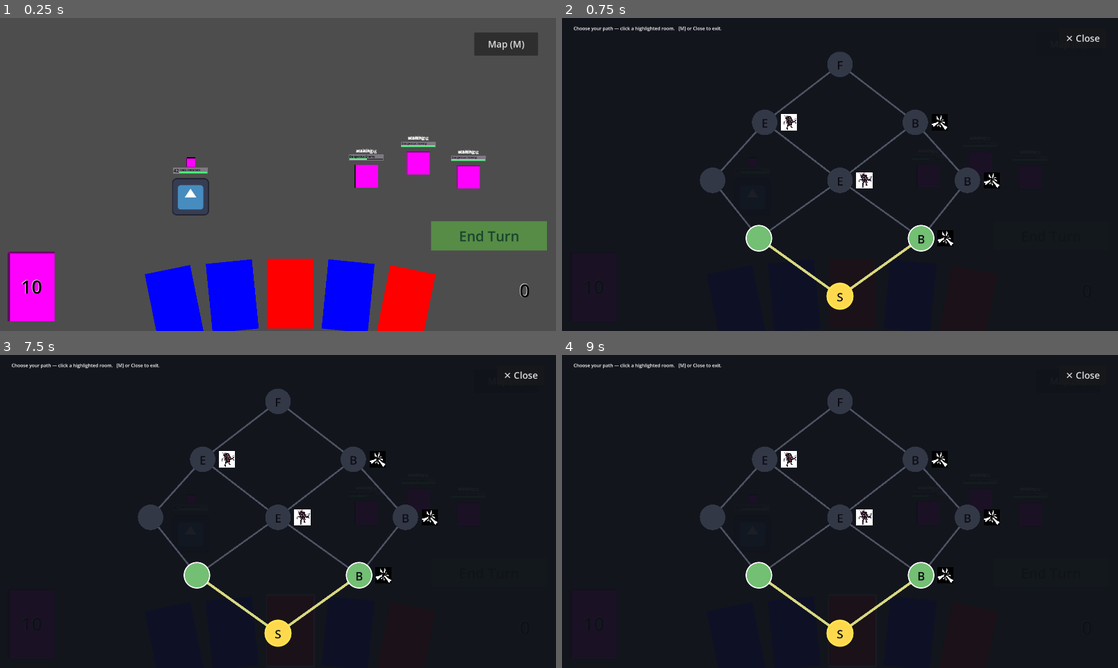
Above: before the commit, frames 1-4 (two rows, left to right).
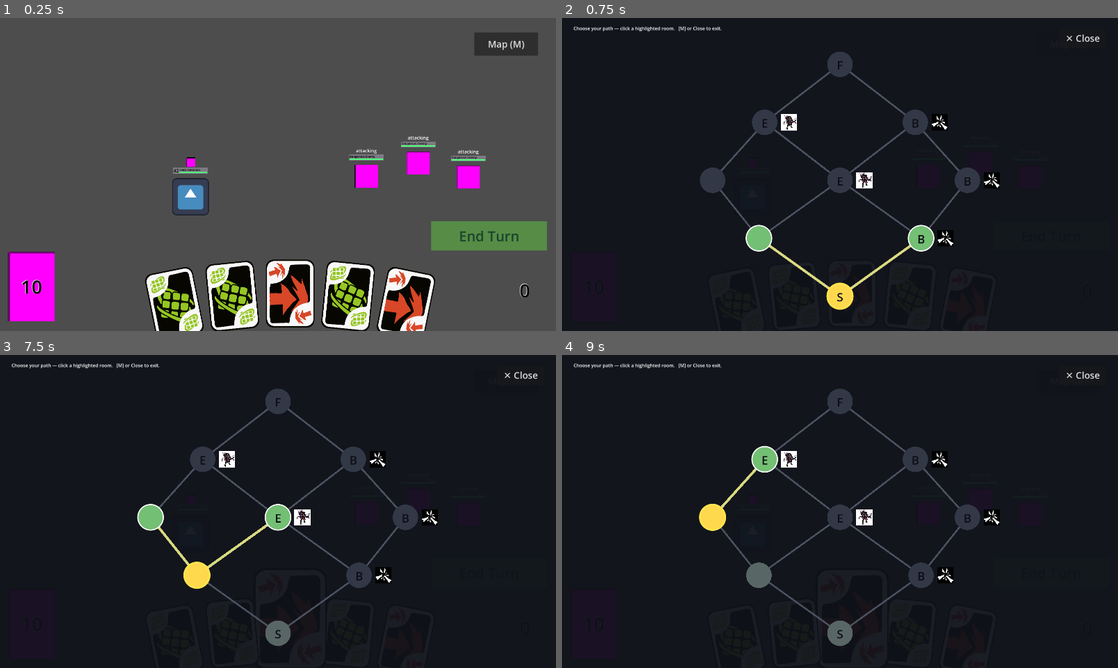
Above: after the commit, the same moments.

Repository: jacob-miller-hq/gmtk-2026
Game: Godot game, scene res://Scenes/combat.tscn
The game is run twice, just before and just after one commit, with the same random seed, the same clock (stepped at 60 frames per second) and the same inputs. The engine's default icon, where the game draws it, is replaced by a stand-in: a white triangle on a blue panel in a dark square.
Inputs (mouse positions are in pixels of both pictures, inside the frame that each line leads up to):
- Up to frame 1 (0.25 s): no input
- Up to frame 2 (0.75 s): click "Map (M)" at 0.5 s
- Up to frame 3 (7.5 s): click "Map (M)" at 1.25 s; click "Map (M)" at 2 s; tap A every 0.75 s from 2.75 to 6.5 s; move the mouse to (405, 639) at 2.77 s; click (405, 639) at 2.92 s; move the mouse to (350, 633) at 3.52 s; click (350, 633) at 3.67 s; move the mouse to (289, 630) at 4.27 s; click (289, 630) at 4.42 s; move the mouse to (233, 633) at 5.02 s; click (233, 633) at 5.17 s; move the mouse to (172, 639) at 5.77 s; click (172, 639) at 5.92 s; move the mouse to (278, 633) at 6.52 s; click (278, 633) at 6.67 s; move the mouse to (194, 574) at 7.27 s; click (194, 574) at 7.42 s
- Up to frame 4 (9 s): move the mouse to (923, 574) at 8.02 s; click (923, 574) at 8.17 s; move the mouse to (712, 517) at 8.77 s; click (712, 517) at 8.92 s

The runs differ from the first frame. In frame 1, 9.4% of the frame differs, in the area x 26-86%, y 37-100%; in frame 2, less than 0.1%; in frame 3, 2.1%; in frame 4, 2.0%.

Commit message:
Add card textures and refine selection

Diff:
--- a/Scenes/card.tscn
+++ b/Scenes/card.tscn
@@ -1,48 +1,25 @@
 [gd_scene format=3 uid="uid://dl5fnei06keq5"]
 
 [ext_resource type="Script" uid="uid://brmiq71oh3mym" path="res://Scripts/card.gd" id="1_0qqmn"]
-
-[sub_resource type="PlaceholderTexture2D" id="PlaceholderTexture2D_0qqmn"]
-size = Vector2(80, 120)
+[ext_resource type="Texture2D" uid="uid://b654ga02wmwsp" path="res://Sprites/attack_card.png" id="2_eumee"]
+[ext_resource type="Texture2D" uid="uid://bq0y0l2r0b22m" path="res://Sprites/magic_card.png" id="3_e6po8"]
+[ext_resource type="Texture2D" uid="uid://b03dbuwydgx45" path="res://Sprites/util_card.png" id="4_bnspj"]
 
 [sub_resource type="RectangleShape2D" id="RectangleShape2D_0qqmn"]
-size = Vector2(80, 120)
+size = Vector2(80, 112.5)
 
 [node name="Card" type="Node2D" unique_id=982981569]
 script = ExtResource("1_0qqmn")
-card_colors = Array[Color]([Color(1, 0, 0, 1), Color(0, 1, 0, 1), Color(0, 0, 1, 1)])
-
-[node name="SelectedOutline" type="ColorRect" parent="." unique_id=1157126926]
-visible = false
-offset_left = -42.5
-offset_top = -62.5
-offset_right = 42.5
-offset_bottom = 62.5
-mouse_filter = 2
-color = Color(1, 1, 1, 0.7647059)
-
-[node name="ColorRect" type="ColorRect" parent="." unique_id=786412064]
-anchors_preset = 8
-anchor_left = 0.5
-anchor_top = 0.5
-anchor_right = 0.5
-anchor_bottom = 0.5
-offset_left = -40.0
-offset_top = -60.0
-offset_right = 40.0
-offset_bottom = 60.0
-grow_horizontal = 2
-grow_vertical = 2
-mouse_filter = 1
-color = Color(0, 0, 0, 1)
+card_textures = Array[Texture]([ExtResource("2_eumee"), ExtResource("3_e6po8"), ExtResource("4_bnspj")])
 
 [node name="Sprite2D" type="Sprite2D" parent="." unique_id=1653196602]
-visible = false
-texture = SubResource("PlaceholderTexture2D_0qqmn")
+scale = Vector2(0.18, 0.18)
+texture = ExtResource("2_eumee")
 
 [node name="Area2D" type="Area2D" parent="." unique_id=873215495]
 
 [node name="CollisionShape2D" type="CollisionShape2D" parent="Area2D" unique_id=23788285]
+position = Vector2(0, -0.25)
 shape = SubResource("RectangleShape2D_0qqmn")
 
 [connection signal="input_event" from="Area2D" to="." method="_on_area_2d_input_event"]
--- a/Scenes/combat.tscn
+++ b/Scenes/combat.tscn
@@ -83,28 +83,6 @@
 [node name="Enemy" parent="Enemies" unique_id=712620868 instance=ExtResource("6_yt1oa")]
 position = Vector2(1265, 546)
 
-[node name="Enemies" type="Node" parent="Enemies/Enemy" unique_id=132592392]
-
-[node name="Enemy" parent="Enemies/Enemy/Enemies" unique_id=653697962 instance=ExtResource("6_yt1oa")]
-position = Vector2(1265, 546)
-
-[node name="Enemy2" parent="Enemies/Enemy/Enemies" unique_id=1385690544 instance=ExtResource("6_yt1oa")]
-position = Vector2(1444, 501)
-
-[node name="Enemy3" parent="Enemies/Enemy/Enemies" unique_id=10027282 instance=ExtResource("6_yt1oa")]
-position = Vector2(1617, 549)
-
-[node name="Enemies" type="Node" parent="Enemies/Enemy/Enemies" unique_id=1693077368]
-
-[node name="Enemy" parent="Enemies/Enemy/Enemies/Enemies" unique_id=2026844321 instance=ExtResource("6_yt1oa")]
-position = Vector2(1265, 546)
-
-[node name="Enemy2" parent="Enemies/Enemy/Enemies/Enemies" unique_id=363151026 instance=ExtResource("6_yt1oa")]
-position = Vector2(1444, 501)
-
-[node name="Enemy3" parent="Enemies/Enemy/Enemies/Enemies" unique_id=1183599567 instance=ExtResource("6_yt1oa")]
-position = Vector2(1617, 549)
-
 [node name="Enemy2" parent="Enemies" unique_id=987069583 instance=ExtResource("6_yt1oa")]
 position = Vector2(1444, 501)
 
--- a/Scenes/hand.tscn
+++ b/Scenes/hand.tscn
@@ -18,4 +18,5 @@
 offset_bottom = 100.0
 grow_horizontal = 2
 grow_vertical = 2
+mouse_filter = 2
 border_color = Color(1, 0, 1, 1)
--- a/Scripts/card.gd
+++ b/Scripts/card.gd
@@ -2,23 +2,25 @@
 
 signal card_selected
 
-@onready var card: ColorRect = $ColorRect
-@onready var selected_outline: ColorRect = $SelectedOutline
+@onready var sprite_2d: Sprite2D = $Sprite2D
 var suit: int = 0;
-@export var card_colors: Array[Color] = [];
+@export var card_textures: Array[Texture] = [];
 
 # Called when the node enters the scene tree for the first time.
 func _ready() -> void:
 	# replace this with sprites?
-	card.color = card_colors[suit]
+	sprite_2d.texture = card_textures[suit]
 
 func _on_area_2d_input_event(_viewport: Node, event: InputEvent, _shape_idx: int) -> void:
 	if event is InputEventMouseButton and event.button_index == MOUSE_BUTTON_LEFT:
 		if event.pressed:
+			print("card pressed")
 			emit_signal("card_selected");
 
 func select():
-	selected_outline.visible = true;
+	sprite_2d.scale *= 1.5
+	transform.origin += Vector2(0, -20)
 
 func deselect():
-	selected_outline.visible = false;
+	sprite_2d.scale /= 1.5
+	transform.origin += Vector2(0, 20)
